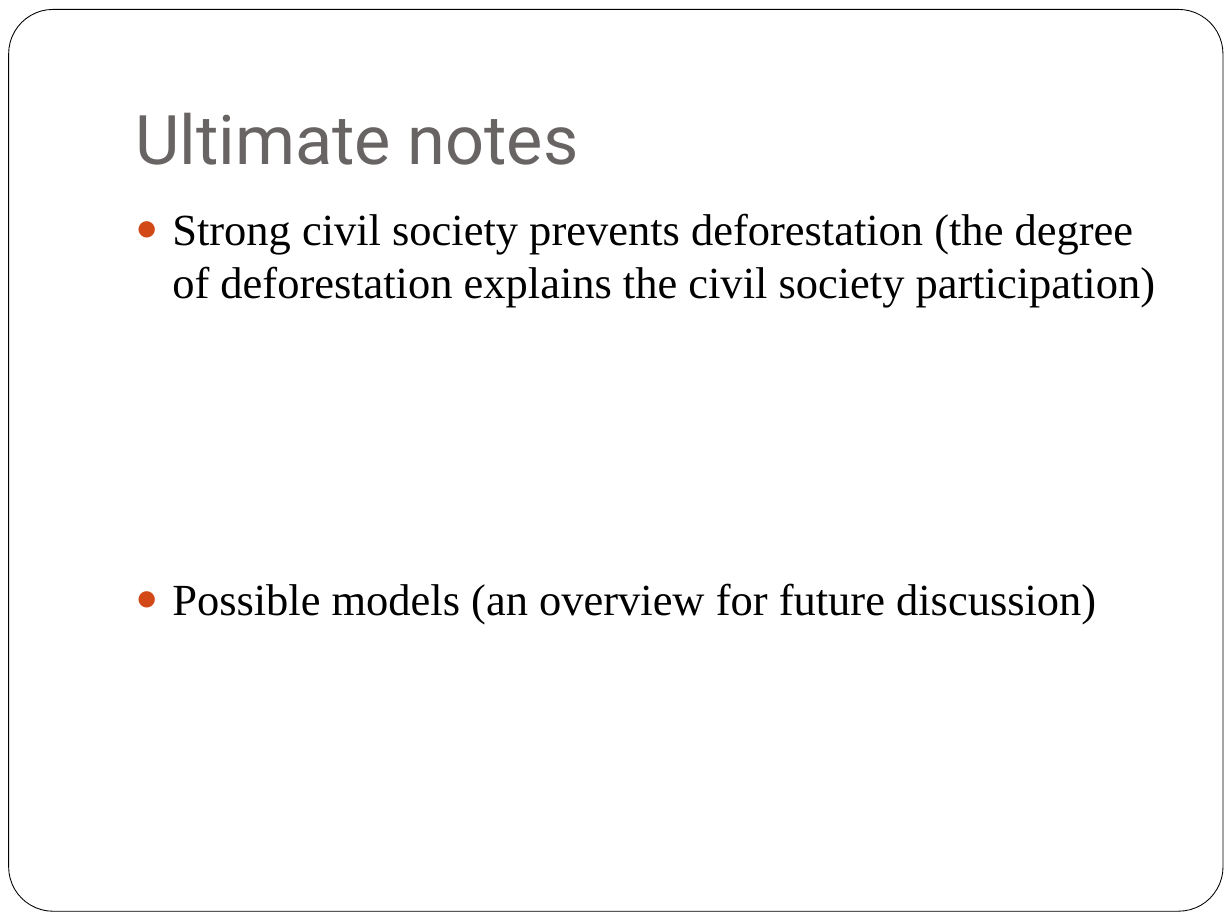
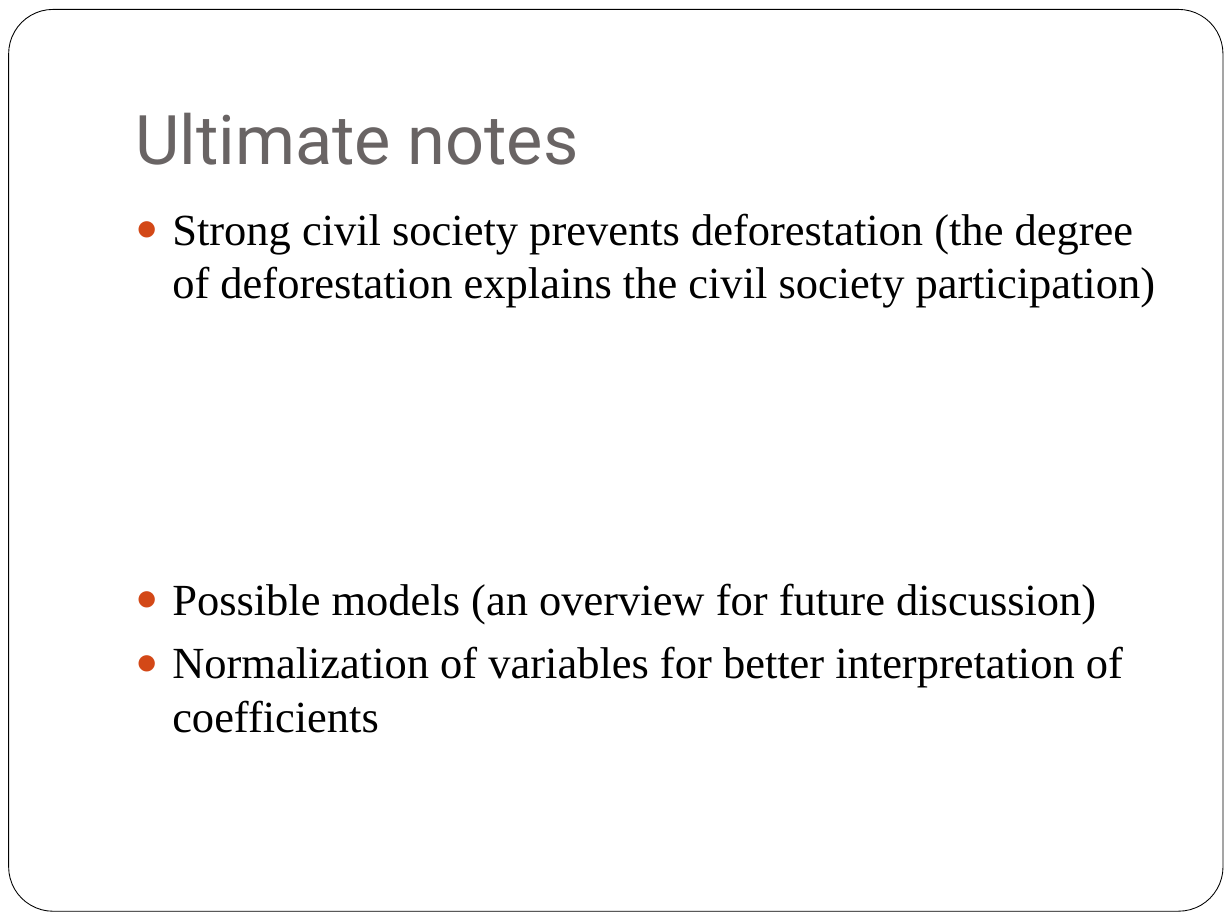
Before and after one commit to MichalMilkowski1989/Datathon-Vienna-2018, a slide deck: slide 7 of OpenGovData/Teams/InequalityTeam/DatathonPresentation.pptx. Drawn at 1232x924 pixels with LibreOffice and Linux fonts; fonts in the diff are those of the drawing. Boxes give left, top, right and bottom in pixels: in the first picture for what was removed or moved away, otherwise in the second. Text is boxed around its words. In the diff, an @@ line names an element or a change of style, - is before the commit and + after.

```diff
--- a/OpenGovData/Teams/InequalityTeam/DatathonPresentation.pptx
+++ b/OpenGovData/Teams/InequalityTeam/DatathonPresentation.pptx
@@ text at box(172, 646, 1123, 733): paragraph added @@
+● Normalization of variables for better interpretation of coefficients
```
Also in this commit, not shown: 1 other slide changed.
